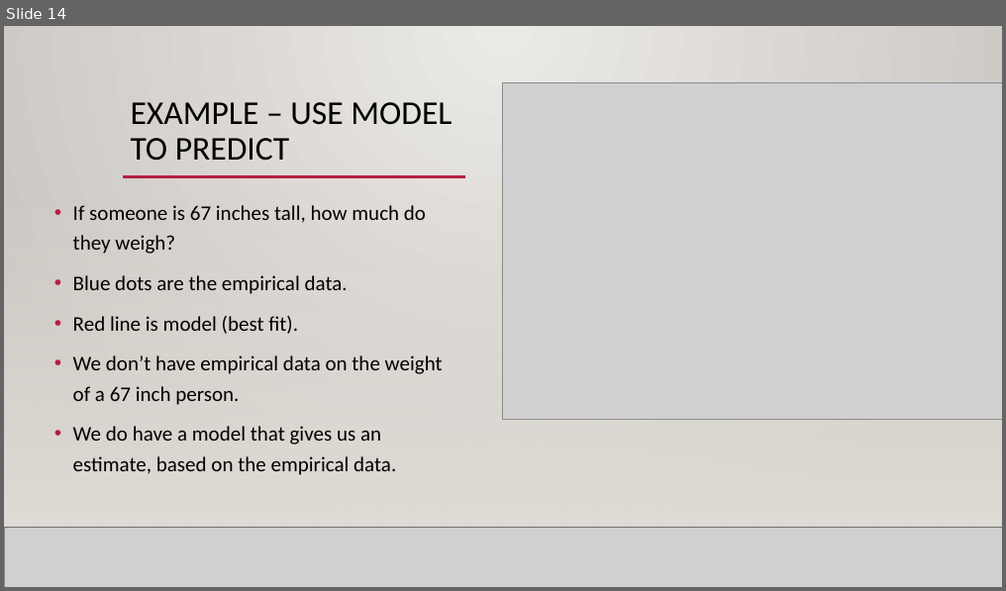
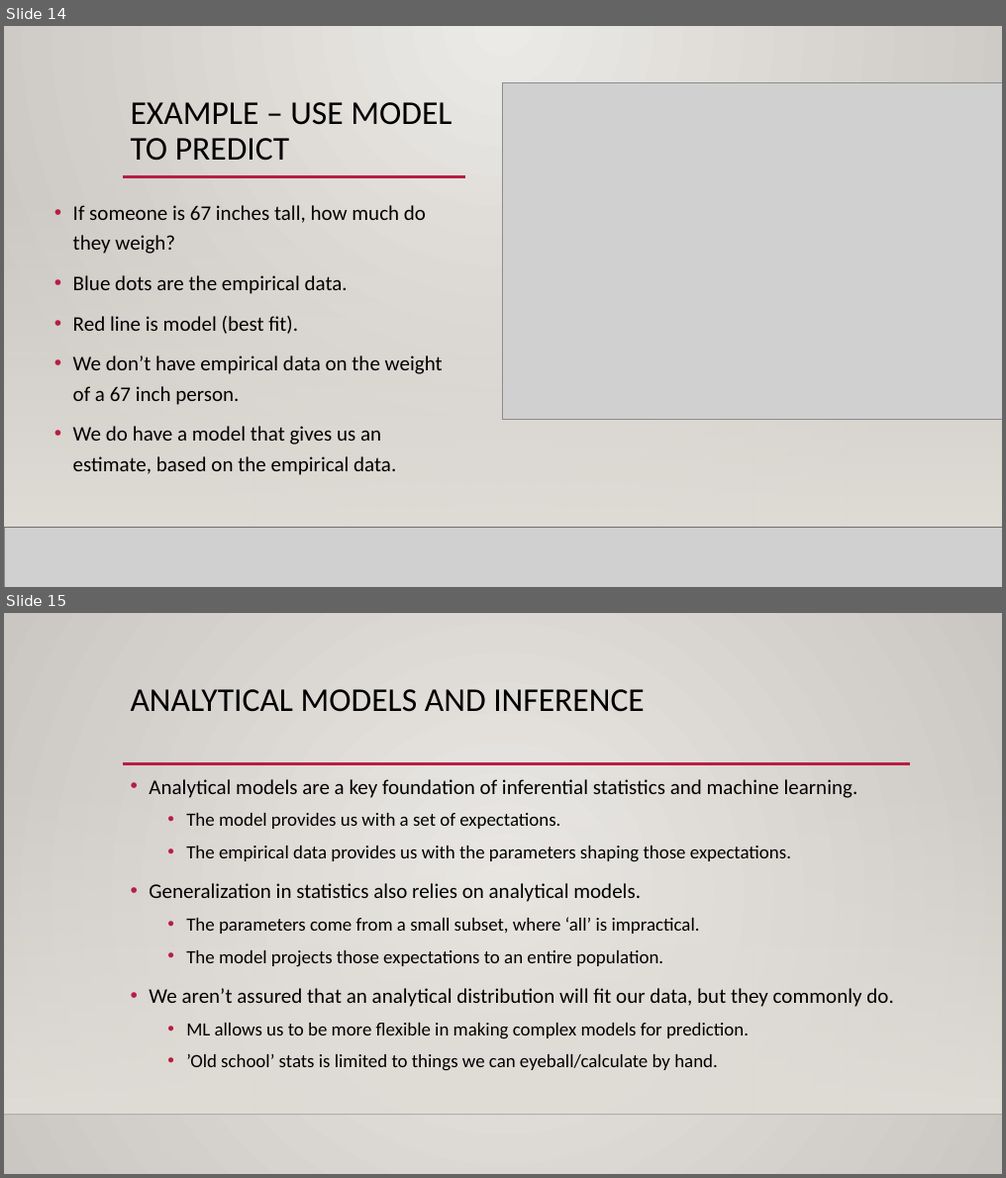
Before and after one commit to SedemSetor/Basic_Stats_in_Python_Student_Repository, a slide deck: reference_material/slides/008_Analytical_Distributions.pptx. Shown one above the other, each under a label of ours: slide 14 before the commit, slides 14 and 15 after it. The pictures are 1006x591 and 1006x1178 pixels, drawn with LibreOffice and Linux fonts; fonts in the diff are those of the drawing; grey boxes stand for pictures; background and template pictures are left out. Boxes give left, top, right and bottom in pixels: in the first picture for what was removed or moved away, otherwise in the second. Text is boxed around its words. In the diff, an @@ line names an element or a change of style, - is before the commit and + after.

```diff
--- a/reference_material/slides/008_Analytical_Distributions.pptx
+++ b/reference_material/slides/008_Analytical_Distributions.pptx
@@ slide 15 added at (4,613,1002,1174), background gradient #ECEAE7 to #CAC7C1; not listed: 3 template elements that a slide beside it also shows @@
@@ title added at (131,689,645,712), 32 pt, text #000000 @@
+ANALYTICAL MODELS AND INFERENCE
@@ text added at (149,779,893,1071), 18 pt, text #000000 @@
+• Analytical models are a key foundation of inferential statistics and machine learning.
+  • The model provides us with a set of expectations.
+  • The empirical data provides us with the parameters shaping those expectations.
+• Generalization in statistics also relies on analytical models.
+  • The parameters come from a small subset, where ‘all’ is impractical.
+  • The model projects those expectations to an entire population.
+• We aren’t assured that an analytical distribution will fit our data, but they commonly do.
+  • ML allows us to be more flexible in making complex models for prediction.
+  • ’Old school’ stats is limited to things we can eyeball/calculate by hand.
```
Also in this commit, not shown: 1 slide changed, 1 other slide added, 1 slide removed, 4 other files.
